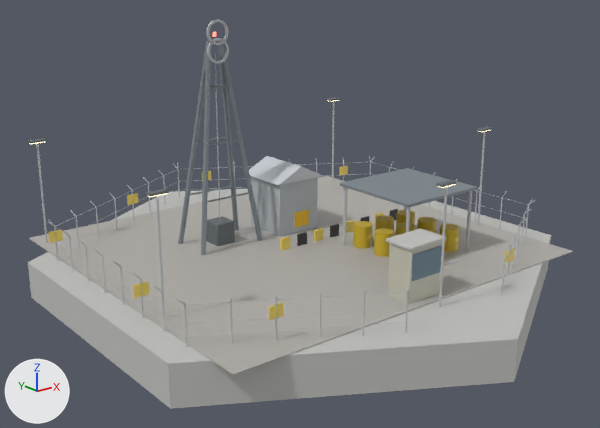
The glTF model native/godot/assets/art/blender/extractor_uranium.glb, before and after one commit.
Camera for both pictures: a camera (50 mm lens) standing at (-22.9, -28.5, 13.2) and looking at (-0.5, -0.6, 2.0). Lighting does not change. The marker at lower left points along +X, +Y and +Z. The first picture is the older version. Vertices at exactly the same position are counted once.

Names of what the first picture shows: 'cladding', 'glass', 'gravel', 'hazard', 'metal', 'paint', 'steel_dark', 'wall_concrete' and 2 more.
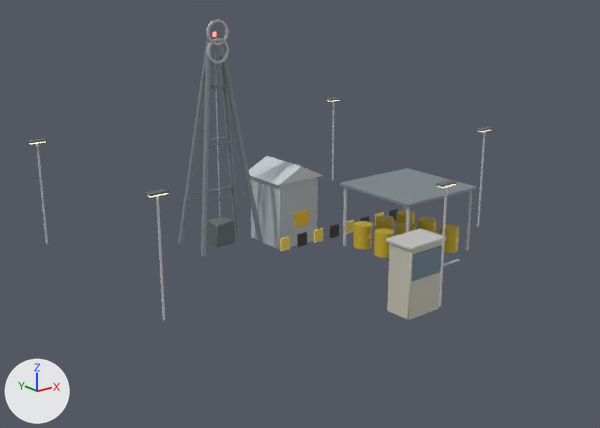
Changed parts and their boxes [x1, y1, x2, y2] in the pictures (600 x 428 px):
'gravel', deleted: before [29, 176, 573, 375]
'wall_concrete', reshaped (88% narrower, 90% shorter): before [28, 189, 551, 409]; after [386, 229, 446, 251]
'hazard', reshaped: before [48, 166, 515, 320]; after [280, 210, 458, 251]
part 1 of me_hazard, deleted: before [48, 166, 515, 320]
part 2 of me_wall_concrete, deleted: before [28, 189, 551, 409]

The change in detail:
me_hazard is used by ob_hazard; location (0.0, 0.0, 0.0).
me_hazard had 176 vertices, 264 faces and spanned x -9.8..9.8, y -8.7..10.2, z 0.1..1.9.
me_hazard now has 112 vertices, 168 faces and spans x -1.0..5.5, y -4.9..0.3, z 0.1..1.9.
me_hazard part 1: 8 loose pieces with 64 vertices, spanning x -9.8..9.8, y -8.7..10.2, z 1.0..1.5, are deleted.
me_wall_concrete is used by ob_wall_concrete; location (0.0, 0.0, 0.0).
me_wall_concrete had 36 vertices, 64 faces and spanned x -10.7..10.7, y -12.3..12.3, z -1.6..2.5.
me_wall_concrete now has 24 vertices, 44 faces and spans x -1.0..1.0, y -7.9..-6.5, z 2.4..2.5.
me_wall_concrete part 2: the loose piece of 12 vertices spanning x -10.7..10.7, y -12.3..12.3, z -1.6..0.1 is deleted.
Object 'gravel' (ob_gravel) is deleted.
